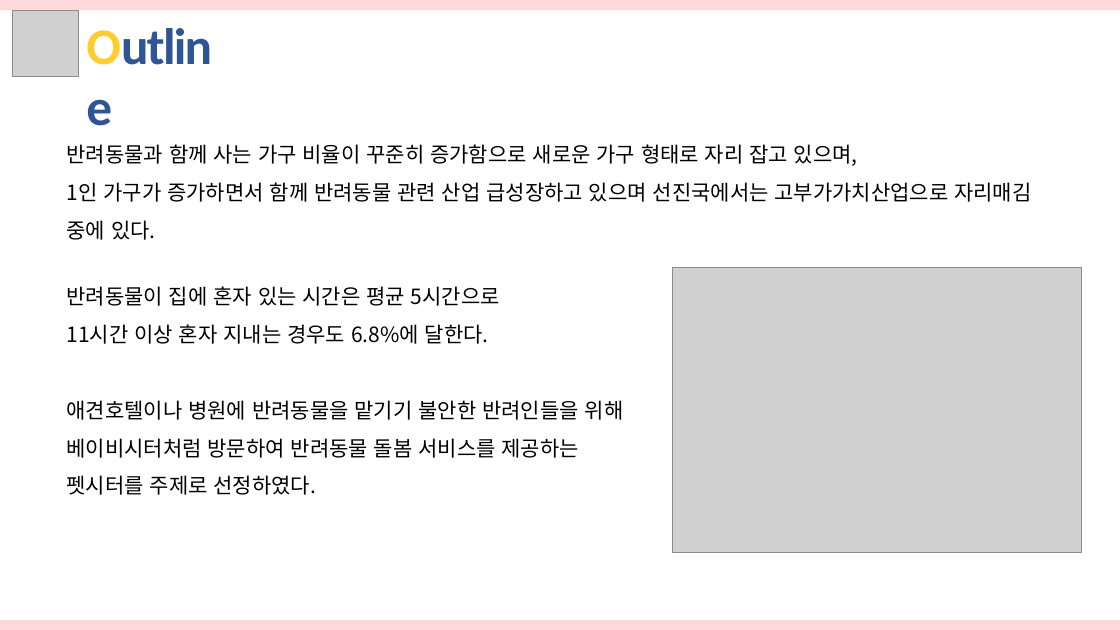
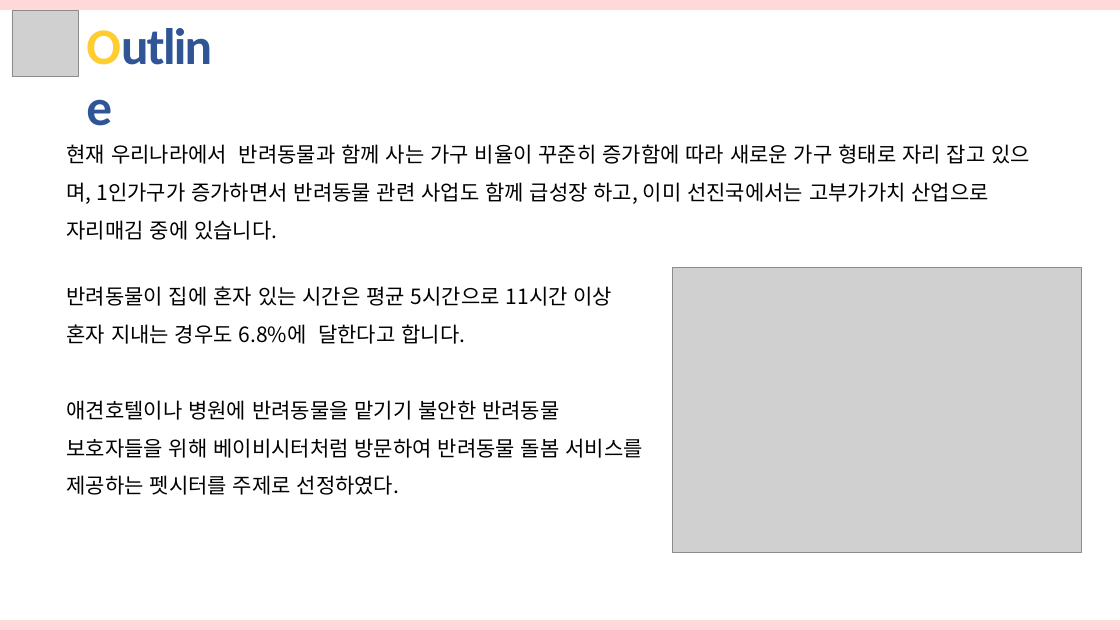
Before and after one commit to hhsw07/ezen-academy-projects, a slide deck: slide 3 of cmk/반려동물관리서비스.pptx. Drawn at 1120x630 pixels with LibreOffice and Linux fonts; fonts in the diff are those of the drawing; grey boxes stand for pictures. Boxes give left, top, right and bottom in pixels: in the first picture for what was removed or moved away, otherwise in the second. Text is boxed around its words. In the diff, an @@ line names an element or a change of style, - is before the commit and + after.

```diff
--- a/cmk/반려동물관리서비스.pptx
+++ b/cmk/반려동물관리서비스.pptx
@@ text at (x1=67, y1=144, x2=1030, y2=240): text changed @@
-반려동물과 함께 사는 가구 비율이 꾸준히 증가함으로 새로운 가구 형태로 자리 잡고 있으며,
-1인 가구가 증가하면서 함께 반려동물 관련 산업 급성장하고 있으며 선진국에서는 고부가가치산업으로 자리매김 중에 있다.
+현재 우리나라에서 반려동물과 함께 사는 가구 비율이 꾸준히 증가함에 따라 새로운 가구 형태로 자리 잡고 있으며, 1인가구가 증가하면서 반려동물 관련 사업도 함께 급성장 하고, 이미 선진국에서는 고부가가치 산업으로 자리매김 중에 있습니다.
@@ text at (x1=67, y1=286, x2=642, y2=495): text changed @@
-반려동물이 집에 혼자 있는 시간은 평균 5시간으로
-11시간 이상 혼자 지내는 경우도 6.8%에 달한다.
-애견호텔이나 병원에 반려동물을 맡기기 불안한 반려인들을 위해 베이비시터처럼 방문하여 반려동물 돌봄 서비스를 제공하는 펫시터를 주제로 선정하였다.
+반려동물이 집에 혼자 있는 시간은 평균 5시간으로 11시간 이상 혼자 지내는 경우도 6.8%에 달한다고 합니다.
+애견호텔이나 병원에 반려동물을 맡기기 불안한 반려동물 보호자들을 위해 베이비시터처럼 방문하여 반려동물 돌봄 서비스를 제공하는 펫시터를 주제로 선정하였다.
```
Also in this commit, not shown: 25 other slides changed, 33 slides added, 1 slide removed.
